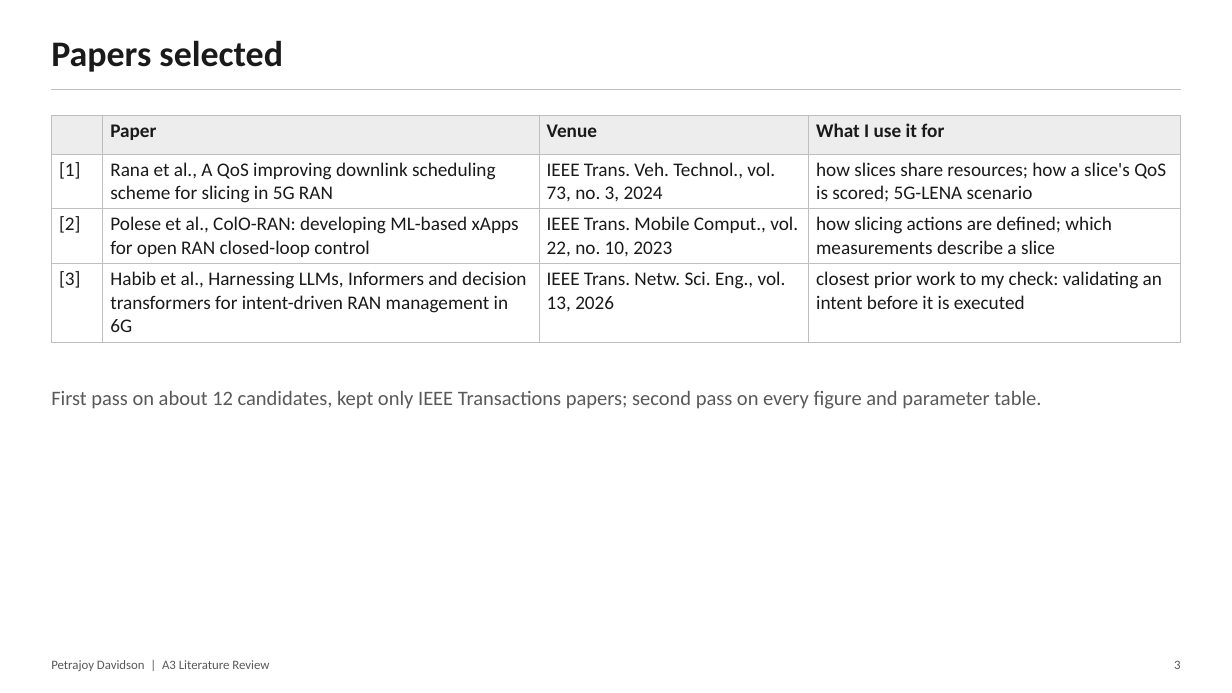
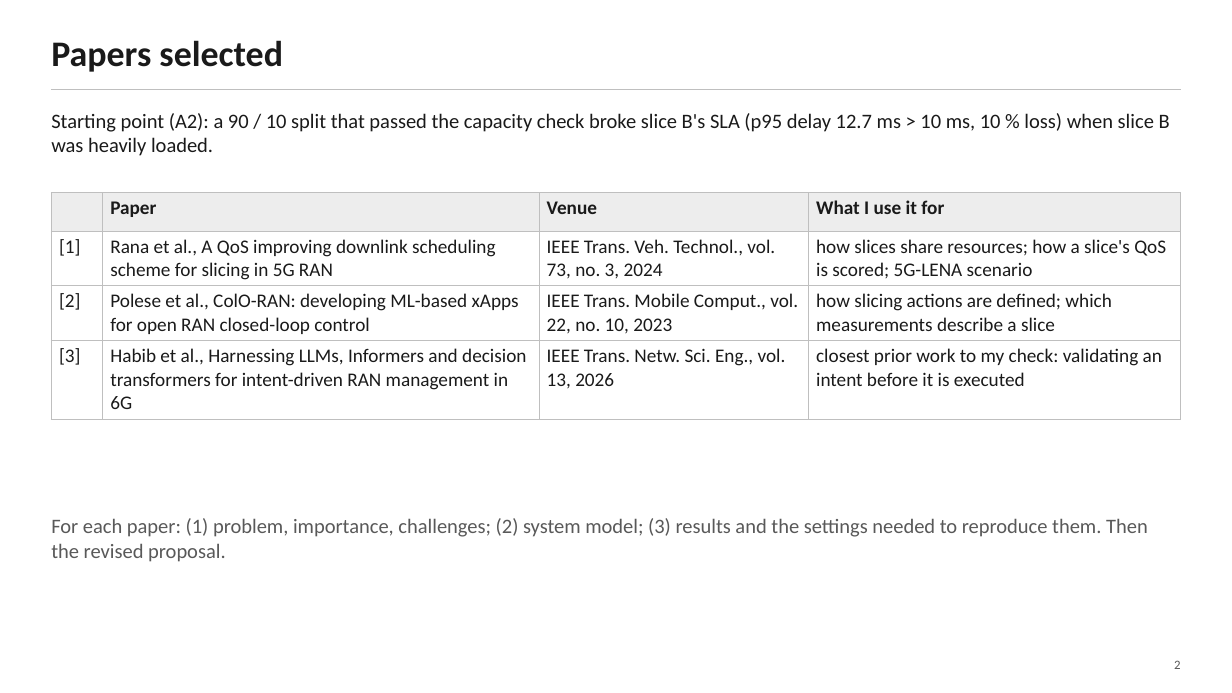
Before and after one commit to petrajoyd/MWN-2026-M11502803-Petrajoy-Davidson, a slide deck: slide 2 of A3-literature-review/presentation/A3-literature-review.pptx (slide 3 before the commit). Drawn at 1232x693 pixels with LibreOffice and Linux fonts; fonts in the diff are those of the drawing. Boxes give left, top, right and bottom in pixels: in the first picture for what was removed or moved away, otherwise in the second. Text is boxed around its words. In the diff, an @@ line names an element or a change of style, - is before the commit and + after.

```diff
--- a/A3-literature-review/presentation/A3-literature-review.pptx
+++ b/A3-literature-review/presentation/A3-literature-review.pptx
@@ text added at [51, 113, 1170, 156], 16 pt, text #1A1A1A @@
+Starting point (A2): a 90 / 10 split that passed the capacity check broke slice B's SLA (p95 delay 12.7 ms > 10 ms, 10 % loss) when slice B was heavily loaded.
@@ table: place and size @@
-table at [52, 116, 1182, 336]
+table at [52, 192, 1182, 413]
@@ text removed at [51, 390, 1041, 409] @@
-First pass on about 12 candidates, kept only IEEE Transactions papers; second pass on every figure and parameter table.
@@ text added at [51, 518, 1148, 562], 16 pt, text #595959 @@
+For each paper: (1) problem, importance, challenges; (2) system model; (3) results and the settings needed to reproduce them. Then the revised proposal.
@@ text removed at [51, 660, 269, 671] @@
-Petrajoy Davidson | A3 Literature Review
```
Also in this commit, not shown: 3 other slides changed, 8 slides added, 7 slides removed, 8 other files.
